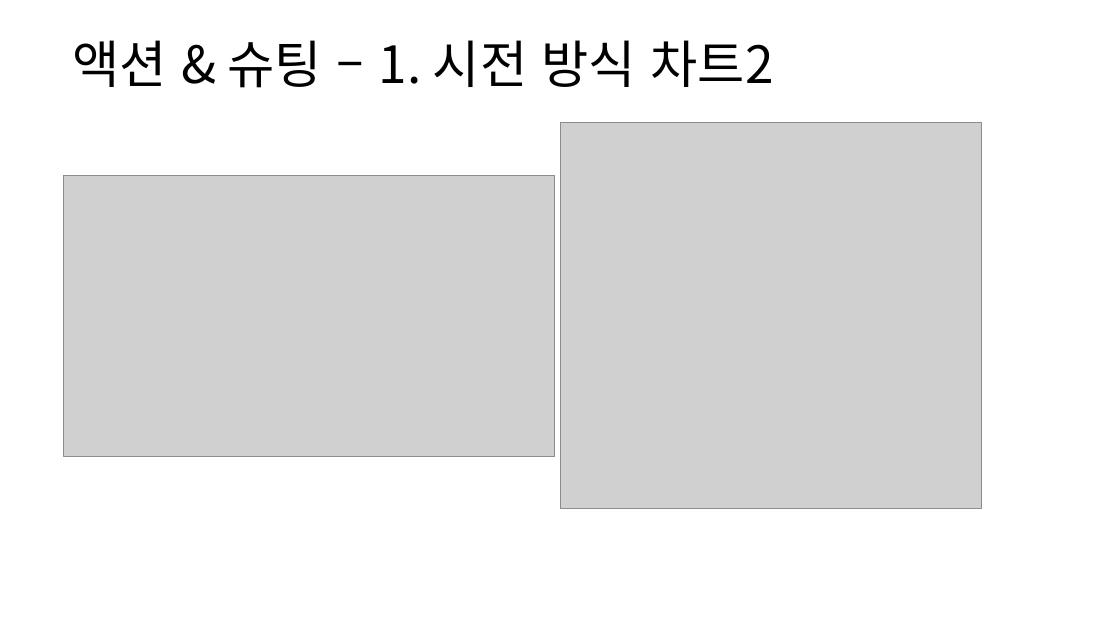
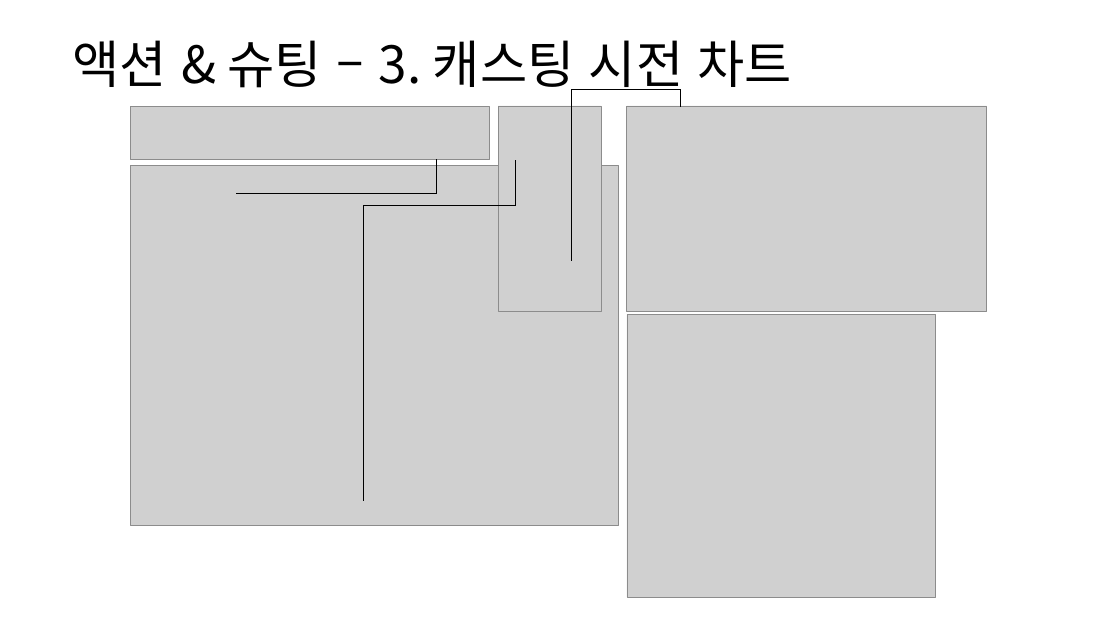
Before and after one commit to yjk0401/unityenginebasic_9th, a slide deck: slide 50 of 기획/방랑엽사전/스킬 시스템 기획서.pptx (slide 46 before the commit). Drawn at 1120x630 pixels with LibreOffice and Linux fonts; fonts in the diff are those of the drawing; grey boxes stand for pictures. Boxes give left, top, right and bottom in pixels: in the first picture for what was removed or moved away, otherwise in the second. Text is boxed around its words. In the diff, an @@ line names an element or a change of style, - is before the commit and + after.

```diff
--- a/기획/방랑엽사전/스킬 시스템 기획서.pptx
+++ b/기획/방랑엽사전/스킬 시스템 기획서.pptx
@@ text at <box>72,40,792,95</box>: text changed @@
-액션 & 슈팅 – 1. 시전 방식 차트2
+액션 & 슈팅 – 3. 캐스팅 시전 차트
@@ elbow line added from (571, 260) to (681, 107), #000000 1 pt @@
@@ picture added at <box>130,107,490,160</box> @@
@@ picture added at <box>498,106,602,312</box> @@
@@ picture: place and size @@
-picture at <box>64,176,555,456</box>
+picture at <box>627,106,986,312</box>
@@ picture added at <box>130,166,619,525</box> @@
@@ elbow line added from (437, 160) to (236, 193), #000000 1 pt @@
@@ elbow line added from (516, 160) to (363, 502), #000000 1 pt @@
@@ picture: place and size @@
-picture at <box>560,123,981,508</box>
+picture at <box>627,314,935,597</box>
```
Also in this commit, not shown: 8 other slides changed, 17 slides added, 4 slides removed, 4 other files.
